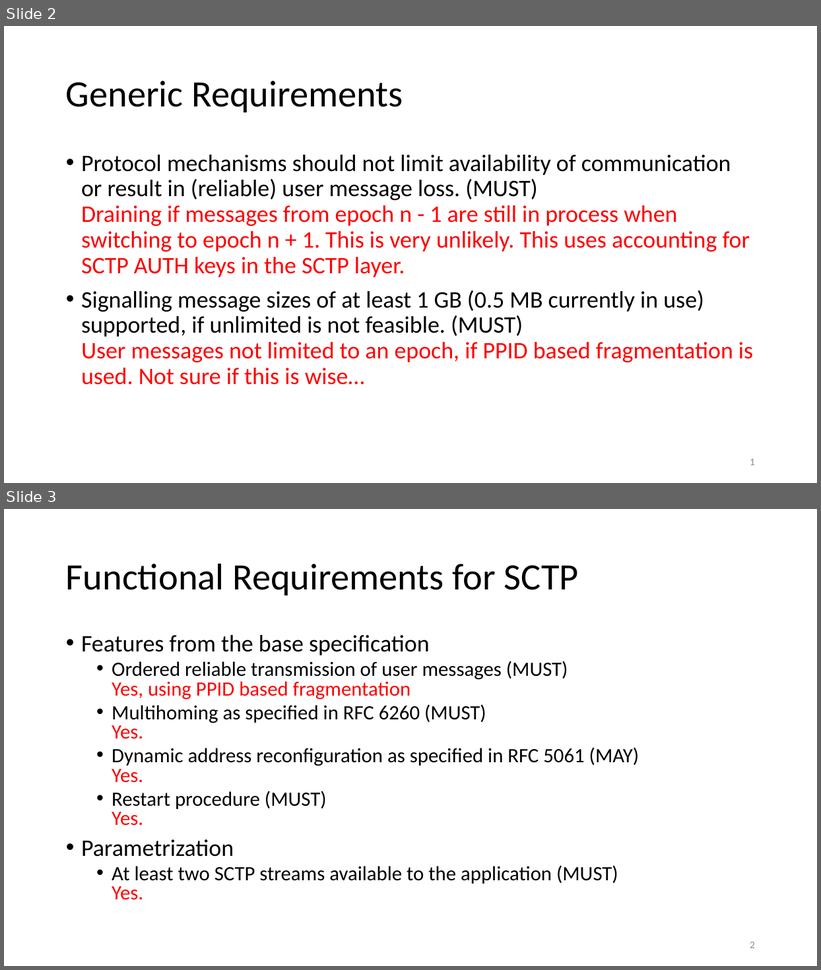
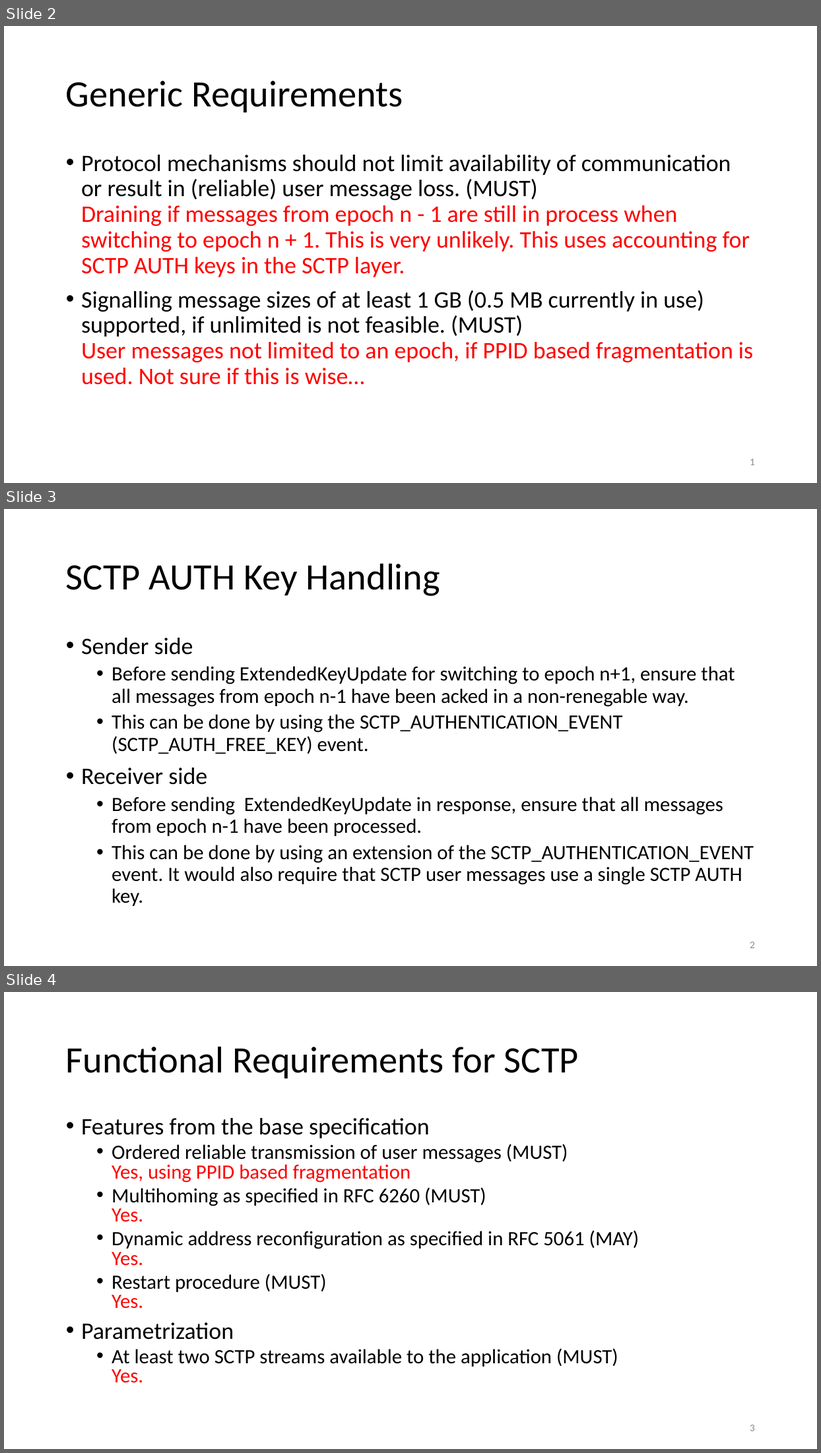
Before and after one commit to sctplab/sctp-dtls-requirements, a slide deck: SCTP_DTLS_REQ-matching-dtls-over-sctp-tuexen.pptx. Shown one above the other, each under a label of ours: slides 2 and 3 before the commit, slides 2, 3 and 4 after it. The pictures are 821x970 and 821x1453 pixels, drawn with LibreOffice and Linux fonts; fonts in the diff are those of the drawing. Boxes give left, top, right and bottom in pixels: in the first picture for what was removed or moved away, otherwise in the second. Text is boxed around its words. In the diff, an @@ line names an element or a change of style, - is before the commit and + after.

Commit message:
Add description of AUTH KEY handling

```diff
--- a/SCTP_DTLS_REQ-matching-dtls-over-sctp-tuexen.pptx
+++ b/SCTP_DTLS_REQ-matching-dtls-over-sctp-tuexen.pptx
@@ slide 3 added at box(4, 509, 817, 966), background #FFFFFF @@
@@ title added at box(66, 563, 441, 596), 44 pt, text #000000 @@
+SCTP AUTH Key Handling
@@ text added at box(81, 638, 754, 906), 24 pt, text #000000 @@
+• Sender side
+  • Before sending ExtendedKeyUpdate for switching to epoch n+1, ensure that all messages from epoch n-1 have been acked in a non-renegable way.
+  • This can be done by using the SCTP_AUTHENTICATION_EVENT (SCTP_AUTH_FREE_KEY) event.
+• Receiver side
+  • Before sending ExtendedKeyUpdate in response, ensure that all messages from epoch n-1 have been processed.
+  • This can be done by using an extension of the SCTP_AUTHENTICATION_EVENT event. It would also require that SCTP user messages use a single SCTP AUTH key.
@@ page number added at box(750, 942, 755, 949), 12 pt, text #8C8C8C @@
+2
@@ what was slide 3 is now slide 4 @@
@@ page number at box(750, 1425, 755, 1432): text changed @@
-2
+3
```
